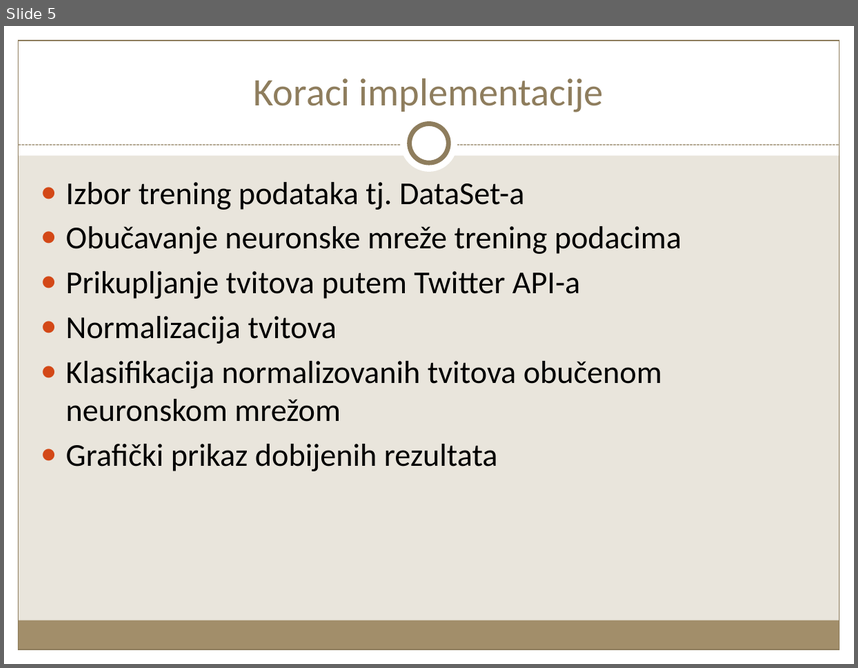
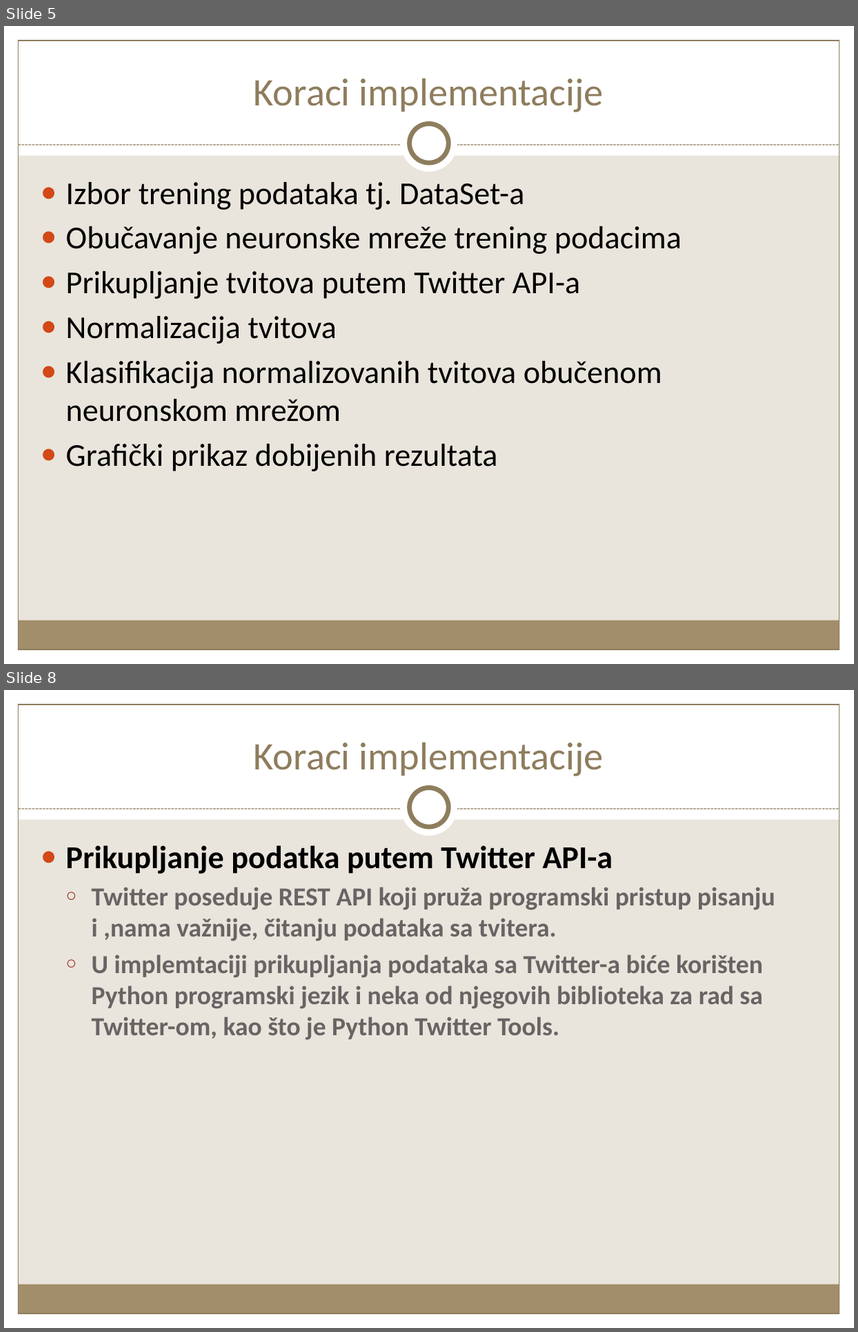
Before and after one commit to GavriloDrljaca/ANNProject, a slide deck: Semanticka_klasifikacija_GavriloDrljaca.pptx. Shown one above the other, each under a label of ours: slide 5 before the commit, slides 5 and 8 after it; the slides between them are not shown. The pictures are 858x668 and 858x1332 pixels, drawn with LibreOffice and Linux fonts; fonts in the diff are those of the drawing. Boxes give left, top, right and bottom in pixels: in the first picture for what was removed or moved away, otherwise in the second. Text is boxed around its words. In the diff, an @@ line names an element or a change of style, - is before the commit and + after.

```diff
--- a/Semanticka_klasifikacija_GavriloDrljaca.pptx
+++ b/Semanticka_klasifikacija_GavriloDrljaca.pptx
@@ slide 8 added at box(4, 690, 854, 1328), background #E9E5DC; not listed: 9 template elements that a slide beside it also shows @@
@@ title added at box(253, 742, 604, 776), 33 pt, text #8F7D5E @@
+Koraci implementacije
@@ text added at box(66, 845, 775, 1040), 22 pt, text #696464, bold @@
+● Prikupljanje podatka putem Twitter API-a
+  ○ Twitter poseduje REST API koji pruža programski pristup pisanju i ,nama važnije, čitanju podataka sa tvitera.
+  ○ U implemtaciji prikupljanja podataka sa Twitter-a biće korišten Python programski jezik i neka od njegovih biblioteka za rad sa Twitter-om, kao što je Python Twitter Tools.
```
Also in this commit, not shown: 3 slides changed, 4 other slides added.
